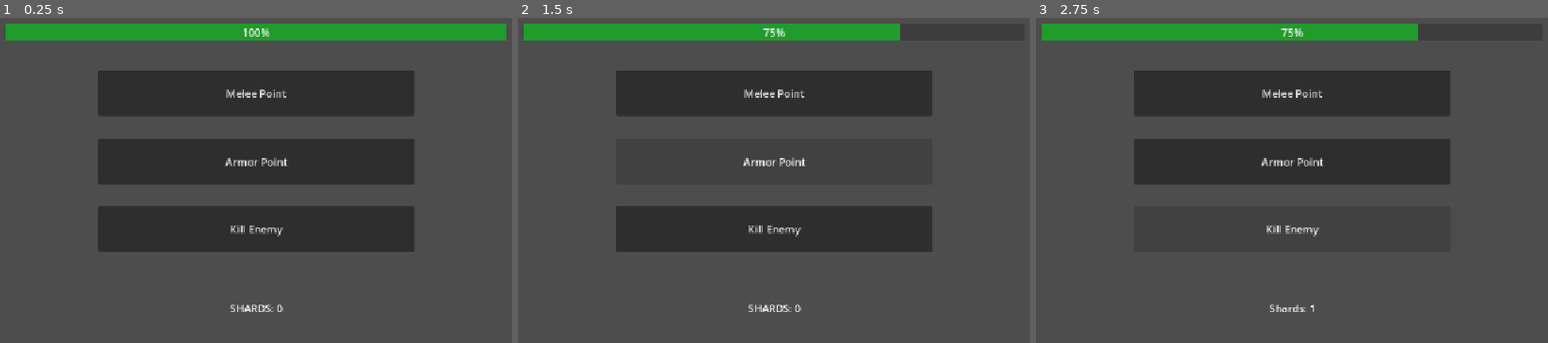
Above: before the commit, frames 1-3 (left to right).
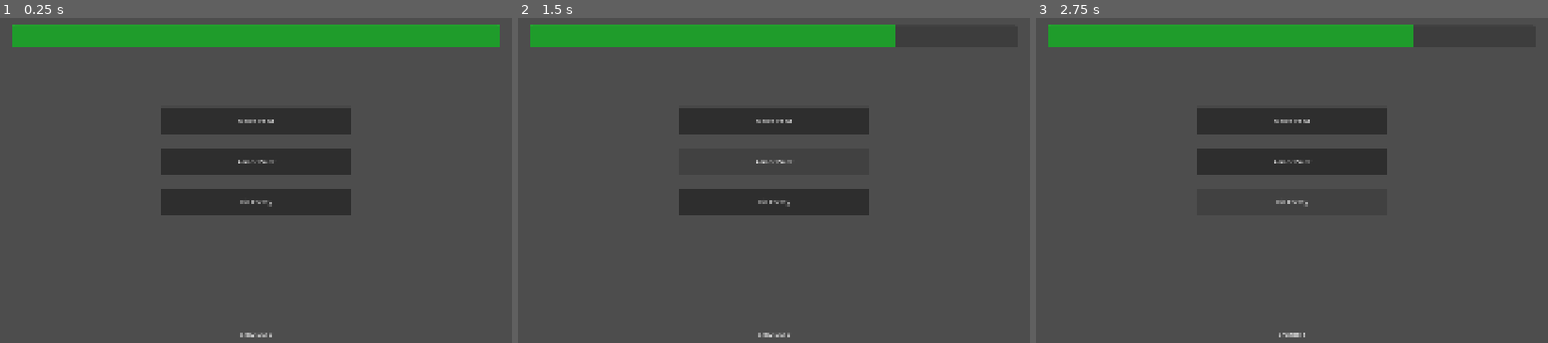
Above: after the commit, the same moments.

Repository: Smilesworth/forge
Game: Godot game, scene res://scenes/clicker.tscn
The game is run twice, just before and just after one commit, with the same random seed, the same clock (stepped at 60 frames per second) and the same inputs.
Inputs:
- Up to frame 1 (0.25 s): no input
- Up to frame 2 (1.5 s): click "Melee Point" at 0.5 s; click "Armor Point" at 1.25 s
- Up to frame 3 (2.75 s): click "Kill Enemy" at 2 s

The runs differ from the first frame. In frame 1, 27% of the frame differs, in the area x 1-99%, y 1-99%; in frame 2, 21%; in frame 3, 17%.

Commit message:
Small edits to clicker

Diff:
--- a/project.godot
+++ b/project.godot
@@ -17,6 +17,8 @@
 
 [display]
 
+window/size/viewport_width=1920
+window/size/viewport_height=1080
 window/stretch/mode="canvas_items"
 window/stretch/aspect="expand"
 
--- a/scenes/clicker.tscn
+++ b/scenes/clicker.tscn
@@ -13,6 +13,19 @@
 grow_horizontal = 2
 grow_vertical = 2
 script = ExtResource("1_ecl7i")
+
+[node name="ProgressBar" type="ProgressBar" parent="." unique_id=48972341]
+layout_mode = 1
+anchors_preset = 10
+anchor_right = 1.0
+offset_left = 340.0
+offset_top = 192.0
+offset_right = -340.0
+offset_bottom = 248.0
+grow_horizontal = 2
+theme_override_styles/fill = SubResource("StyleBoxFlat_ecl7i")
+value = 100.0
+show_percentage = false
 
 [node name="MeleePoint" type="Button" parent="." unique_id=2108153027]
 layout_mode = 1
@@ -59,19 +72,6 @@
 grow_vertical = 2
 text = "Kill Enemy"
 
-[node name="ProgressBar" type="ProgressBar" parent="." unique_id=48972341]
-layout_mode = 1
-anchors_preset = 10
-anchor_right = 1.0
-offset_left = 192.0
-offset_top = 112.0
-offset_right = -192.0
-offset_bottom = 139.0
-grow_horizontal = 2
-theme_override_styles/fill = SubResource("StyleBoxFlat_ecl7i")
-value = 100.0
-rounded = true
-
 [node name="Label" type="Label" parent="." unique_id=1848385520]
 layout_mode = 1
 anchors_preset = 7
